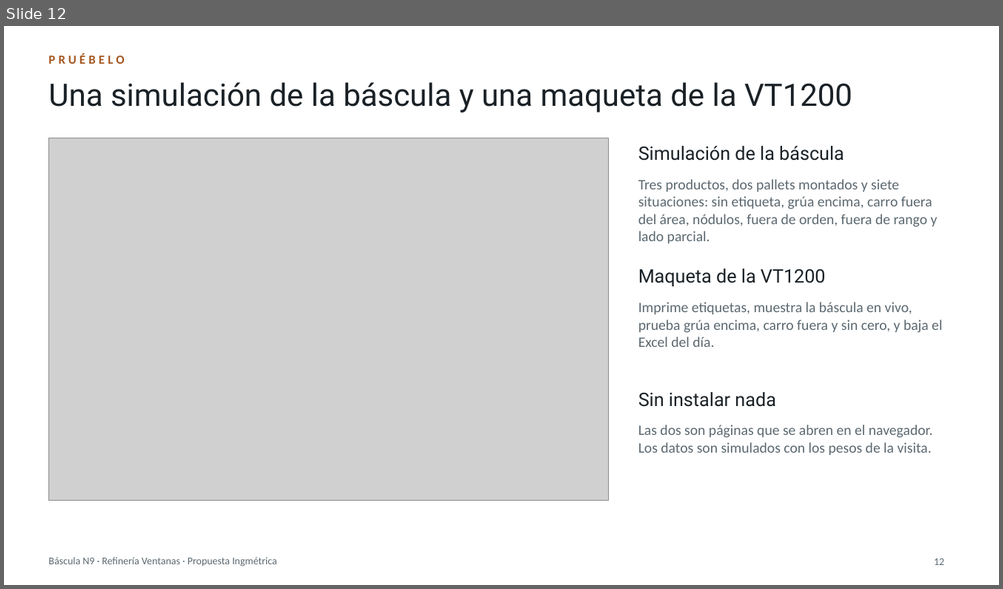
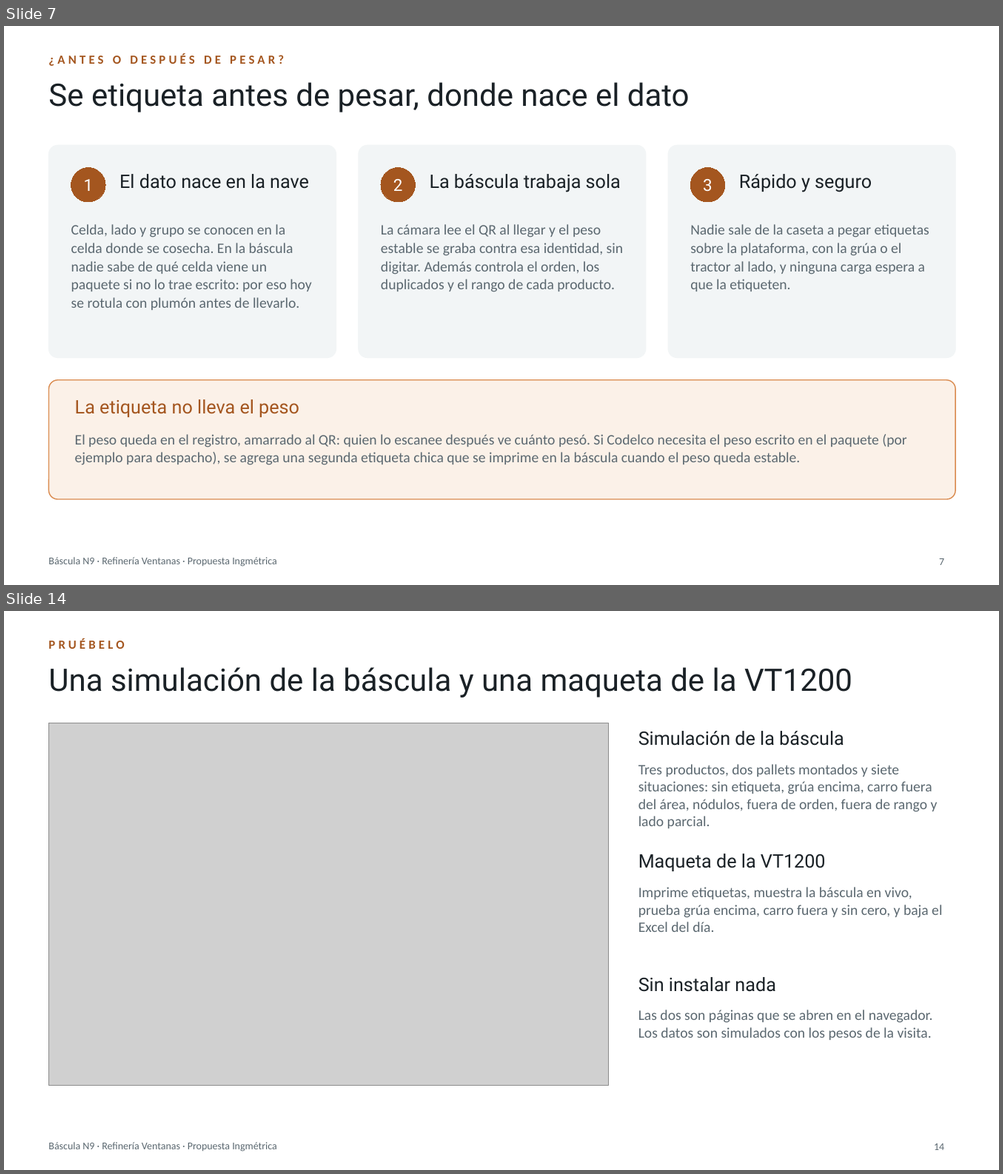
Before and after one commit to BortegaING/Codelco-Proyecto, a slide deck: presentacion/Bascula-N9-Ventanas.pptx. Shown one above the other, each under a label of ours: slide 12 before the commit, slides 7 and 14 after it; the slides between them are not shown. The pictures are 1003x589 and 1003x1174 pixels, drawn with LibreOffice and Linux fonts; fonts in the diff are those of the drawing; grey boxes stand for pictures. Boxes give left, top, right and bottom in pixels: in the first picture for what was removed or moved away, otherwise in the second. Text is boxed around its words. In the diff, an @@ line names an element or a change of style, - is before the commit and + after.

```diff
--- a/presentacion/Bascula-N9-Ventanas.pptx
+++ b/presentacion/Bascula-N9-Ventanas.pptx
@@ slide 7 added at box(4, 26, 999, 585), background #FFFFFF; not listed: 1 template element that a slide beside it also shows @@
@@ text added at box(48, 53, 284, 66), 12 pt, text #A4561F, bold @@
+¿ANTES O DESPUÉS DE PESAR?
@@ title added at box(48, 82, 689, 113), 30 pt, text #1A2126 @@
+Se etiqueta antes de pesar, donde nace el dato
@@ rounded rectangle added at box(48, 145, 336, 358), fill #F2F5F6, outline #F2F5F6 0.75 pt @@
@@ rounded rectangle added at box(358, 145, 646, 358), fill #F2F5F6, outline #F2F5F6 0.75 pt @@
@@ rounded rectangle added at box(668, 145, 956, 358), fill #F2F5F6, outline #F2F5F6 0.75 pt @@
@@ ellipse added at box(71, 168, 105, 202), fill #A4561F, outline #A4561F 0.75 pt, 16 pt, text #FFFFFF @@
+1
@@ text added at box(119, 174, 309, 189), 18 pt, text #1A2126 @@
+El dato nace en la nave
@@ ellipse added at box(381, 168, 415, 202), fill #A4561F, outline #A4561F 0.75 pt, 16 pt, text #FFFFFF @@
+2
@@ text added at box(430, 174, 620, 192), 18 pt, text #1A2126 @@
+La báscula trabaja sola
@@ ellipse added at box(691, 168, 725, 202), fill #A4561F, outline #A4561F 0.75 pt, 16 pt, text #FFFFFF @@
+3
@@ text added at box(739, 174, 871, 192), 18 pt, text #1A2126 @@
+Rápido y seguro
@@ text added at box(71, 224, 311, 310), 14 pt, text #5B6870 @@
+Celda, lado y grupo se conocen en la celda donde se cosecha. En la báscula nadie sabe de qué celda viene un paquete si no lo trae escrito: por eso hoy se rotula con plumón antes de llevarlo.
@@ text added at box(381, 224, 623, 292), 14 pt, text #5B6870 @@
+La cámara lee el QR al llegar y el peso estable se graba contra esa identidad, sin digitar. Además controla el orden, los duplicados y el rango de cada producto.
@@ text added at box(690, 224, 929, 292), 14 pt, text #5B6870 @@
+Nadie sale de la caseta a pegar etiquetas sobre la plataforma, con la grúa o el tractor al lado, y ninguna carga espera a que la etiqueten.
@@ rounded rectangle added at box(48, 380, 956, 500), fill #FBF1E8, outline #DA8B4F 1 pt @@
@@ text added at box(75, 400, 299, 417), 18 pt, text #A4561F @@
+La etiqueta no lleva el peso
@@ text added at box(75, 434, 906, 466), 14 pt, text #5B6870 @@
+El peso queda en el registro, amarrado al QR: quien lo escanee después ve cuánto pesó. Si Codelco necesita el peso escrito en el paquete (por ejemplo para despacho), se agrega una segunda etiqueta chica que se imprime en la báscula cuando el peso queda estable.
@@ page number added at box(939, 559, 944, 565), 10 pt, text #5B6870 @@
+7
@@ what was slide 12 is now slide 14 @@
@@ page number at box(933, 1144, 944, 1150): text changed @@
-12
+14
```
Also in this commit, not shown: 2 slides changed, 1 other slide added, 23 other files.
